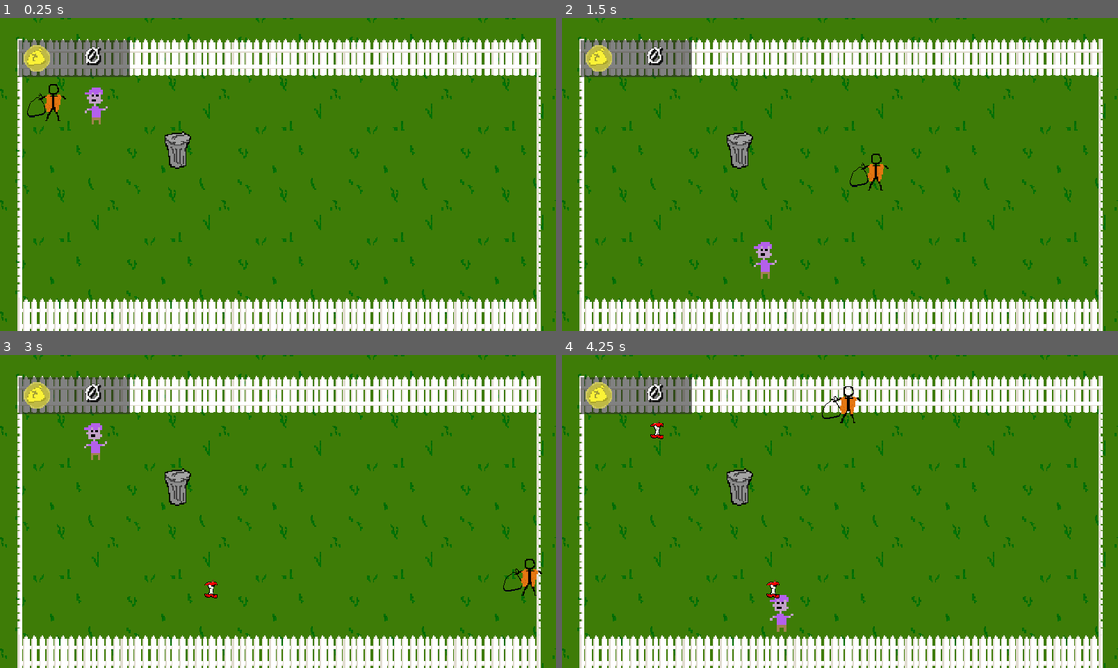
Above: before the commit, frames 1-4 (two rows, left to right).
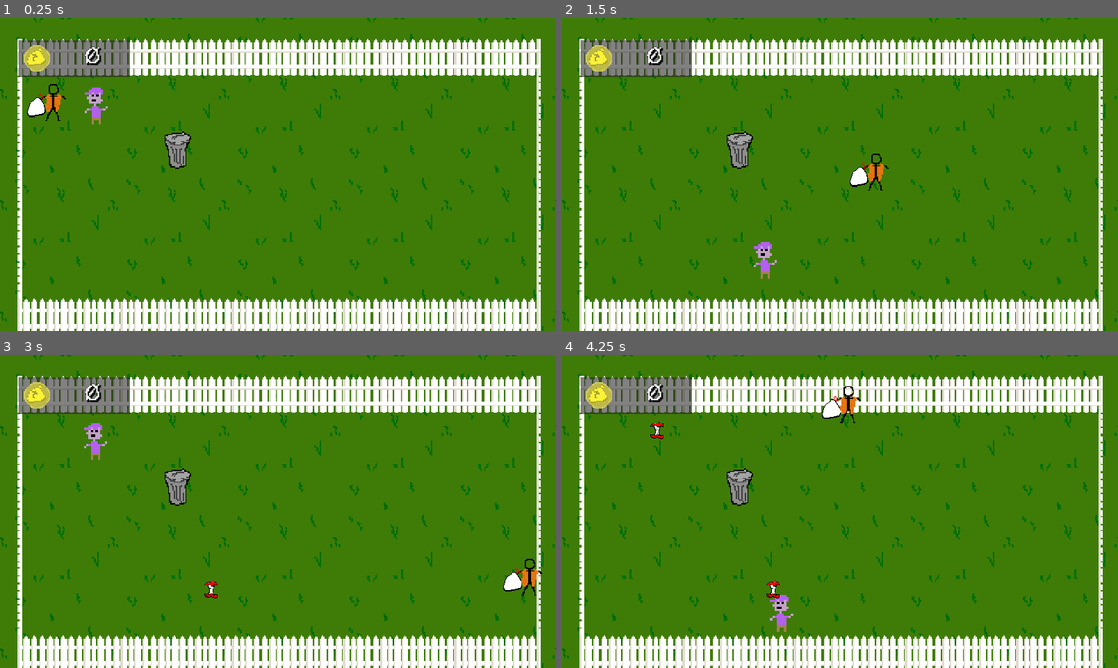
Above: after the commit, the same moments.

Repository: RagingTurtle/TrashMan
Game: Godot game, scene res://Scenes/grassy_area.tscn
Two runs of this game, one before a commit and one after it. Both use one fixed random seed, a clock stepped at 60 frames per second and the inputs below.
Inputs:
- Up to frame 1 (0.25 s): no input
- Up to frame 2 (1.5 s): tap Enter at 0.5 s; hold Right (ui_right) 0.53-1.28 s; hold Down (ui_down) from 1.28 s (still down)
- Up to frame 3 (3 s): release Down (ui_down) at 2.03 s; hold Right (ui_right) 2.03-2.78 s; hold Up (ui_up) from 2.78 s (still down)
- Up to frame 4 (4.25 s): release Up (ui_up) at 3.53 s; hold Left (ui_left) from 3.53 s (still down)

The runs differ from the first frame. In frame 1, 0.1% of the frame differs, in the area x 5-8%, y 24-32%; in frame 2, 0.1%; in frame 3, 0.1%, in the area x 90-94%, y 68-76%; in frame 4, less than 0.1%.

Commit message:
Bag full animation

Diff:
--- a/Scenes/grassy_area.tscn
+++ b/Scenes/grassy_area.tscn
@@ -3,11 +3,11 @@
 [ext_resource type="PackedScene" uid="uid://cg1yna7m25nqf" path="res://Scenes/trash_manager.tscn" id="1_jb5tr"]
 [ext_resource type="PackedScene" uid="uid://cf5y03ynumcn5" path="res://Scenes/player.tscn" id="1_mh2fl"]
 [ext_resource type="Texture2D" uid="uid://dargb3drmhcs" path="res://Sprites/Grass.png" id="2_h611g"]
-[ext_resource type="Texture2D" uid="uid://c6bnc5pjcfexq" path="res://Sprites/bag_brown.png" id="2_nxkmq"]
 [ext_resource type="PackedScene" uid="uid://bw6xp1y48e1fe" path="res://Scenes/tile_map.tscn" id="2_ssqmf"]
-[ext_resource type="Texture2D" uid="uid://72p8lqnqd4yn" path="res://Sprites/bag_outline.png" id="3_gm3ru"]
 [ext_resource type="PackedScene" uid="uid://7v4nxlkj36mm" path="res://Scenes/enemy.tscn" id="4_1wdlt"]
 [ext_resource type="PackedScene" uid="uid://cb80ddq5vyy3w" path="res://Scenes/trashcan.tscn" id="6_nr74n"]
+[ext_resource type="Texture2D" uid="uid://72p8lqnqd4yn" path="res://Sprites/bag_white.png" id="7_20fax"]
+[ext_resource type="Texture2D" uid="uid://c6bnc5pjcfexq" path="res://Sprites/bag_full.png" id="8_o73xh"]
 [ext_resource type="Texture2D" uid="uid://ibhpwc18v4yo" path="res://Sprites/trashCoin-sheet.png" id="9_57cw7"]
 [ext_resource type="FontFile" uid="uid://cqsvwr0rmlcn0" path="res://Fonts/TrashMan.ttf" id="10_1758l"]
 
@@ -112,7 +112,9 @@
 texture = ExtResource("2_h611g")
 stretch_mode = 1
 
-[node name="Trash Manager" parent="." instance=ExtResource("1_jb5tr")]
+[node name="Trash Manager" parent="." node_paths=PackedStringArray("bag", "coin_count_ui") instance=ExtResource("1_jb5tr")]
+bag = NodePath("../Player/Bag")
+coin_count_ui = NodePath("../Control/TextureRect/Coin Count")
 
 [node name="Trashcan" parent="Trash Manager" instance=ExtResource("6_nr74n")]
 position = Vector2(152, 96)
@@ -126,7 +128,7 @@
 [node name="Player" parent="." instance=ExtResource("1_mh2fl")]
 position = Vector2(45, 55)
 
-[node name="TextureProgressBar" type="TextureProgressBar" parent="Player"]
+[node name="Bag" type="TextureProgressBar" parent="Player"]
 offset_left = -34.0
 offset_top = -10.0
 offset_right = 6.0
@@ -137,8 +139,8 @@
 step = 0.01
 value = 2.5
 fill_mode = 3
-texture_under = ExtResource("3_gm3ru")
-texture_progress = ExtResource("2_nxkmq")
+texture_under = ExtResource("7_20fax")
+texture_progress = ExtResource("8_o73xh")
 metadata/_edit_use_anchors_ = true
 
 [node name="Control" type="Control" parent="."]
--- a/Scripts/trash_manager.gd
+++ b/Scripts/trash_manager.gd
@@ -4,12 +4,12 @@
 @export var bag_fill_speed: float = 7
 @export var trash_scene: PackedScene
 @export var max_bag_capacity: int = 3
+@export var bag: TextureProgressBar
+@export var coin_count_ui: Label
 
 @onready var available_trash: Node = $"Available Trash"
 @onready var on_field: Node = $"Used Trash/On Field"
 @onready var in_bag: Node = $"Used Trash/In Bag"
-@onready var texture_progress_bar: TextureProgressBar = $"../Player/TextureProgressBar"
-@onready var coin_count_ui: Label = $"../Control/TextureRect/Coin Count"
 @onready var trashcan: Area2D = $Trashcan
 
 var coin = preload("res://Scenes/coin.tscn")
@@ -17,9 +17,9 @@
 
 func _ready() -> void:
 	coin_count_ui.text = str(0)
-	texture_progress_bar.min_value = 0
-	texture_progress_bar.max_value = max_bag_capacity
-	texture_progress_bar.value = in_bag.get_child_count()
+	bag.min_value = 0
+	bag.max_value = max_bag_capacity
+	bag.value = in_bag.get_child_count()
 	for i in range(max_trash):
 		var trash_piece: Area2D = trash_scene.instantiate()
 		trash_piece.connect("pick_up_trash", _on_pick_up_trash)
@@ -27,13 +27,14 @@
 		available_trash.add_child(trash_piece)
 
 func _process(delta: float) -> void:
-	texture_progress_bar.value = lerp(texture_progress_bar.value, float(in_bag.get_child_count()), delta * bag_fill_speed)
+	bag.value = lerp(bag.value, float(in_bag.get_child_count()), delta * bag_fill_speed)
 
 func _on_pick_up_trash(trash_piece: Area2D) -> void:
 	if in_bag.get_child_count() < max_bag_capacity:
 		trash_piece.call_deferred("reparent", in_bag)
-		#tween to bag
 		trash_piece.visible = false
+	else:
+		bag_full_animation()
 
 func _on_dispose_trash() -> void:
 	if in_bag.get_child_count() > 0:
@@ -51,3 +52,16 @@
 		dropped.call_deferred("reparent", on_field)
 		dropped.global_position = location
 		dropped.visible = true
+
+func bag_full_animation() -> void:
+	var tween_duration: float = .5
+	var turn_red_tween: Tween = create_tween()
+	turn_red_tween.set_loops(2)
+	turn_red_tween.tween_property(bag, "modulate", Color.RED, tween_duration)
+	turn_red_tween.tween_property(bag, "modulate", Color.WHITE, tween_duration).from(Color.RED)
+
+	var bag_grow_amount: float = 1.25
+	var pulse_size_tween: Tween = create_tween()
+	pulse_size_tween.set_loops(2)
+	pulse_size_tween.tween_property(bag, "scale", bag.scale * bag_grow_amount, tween_duration)
+	pulse_size_tween.tween_property(bag, "scale", bag.scale, tween_duration).from(bag.scale * bag_grow_amount)
Binary file changed: Sprites/atlas/bag_sprites.png
Binary file removed: Sprites/bag_brown.png
Binary file added: Sprites/bag_full.png
Not shown, changed: Sprites/bag_full.png.import
Binary file removed: Sprites/bag_outline.png
Binary file added: Sprites/bag_white.png
Not shown, changed: Sprites/bag_white.png.import
